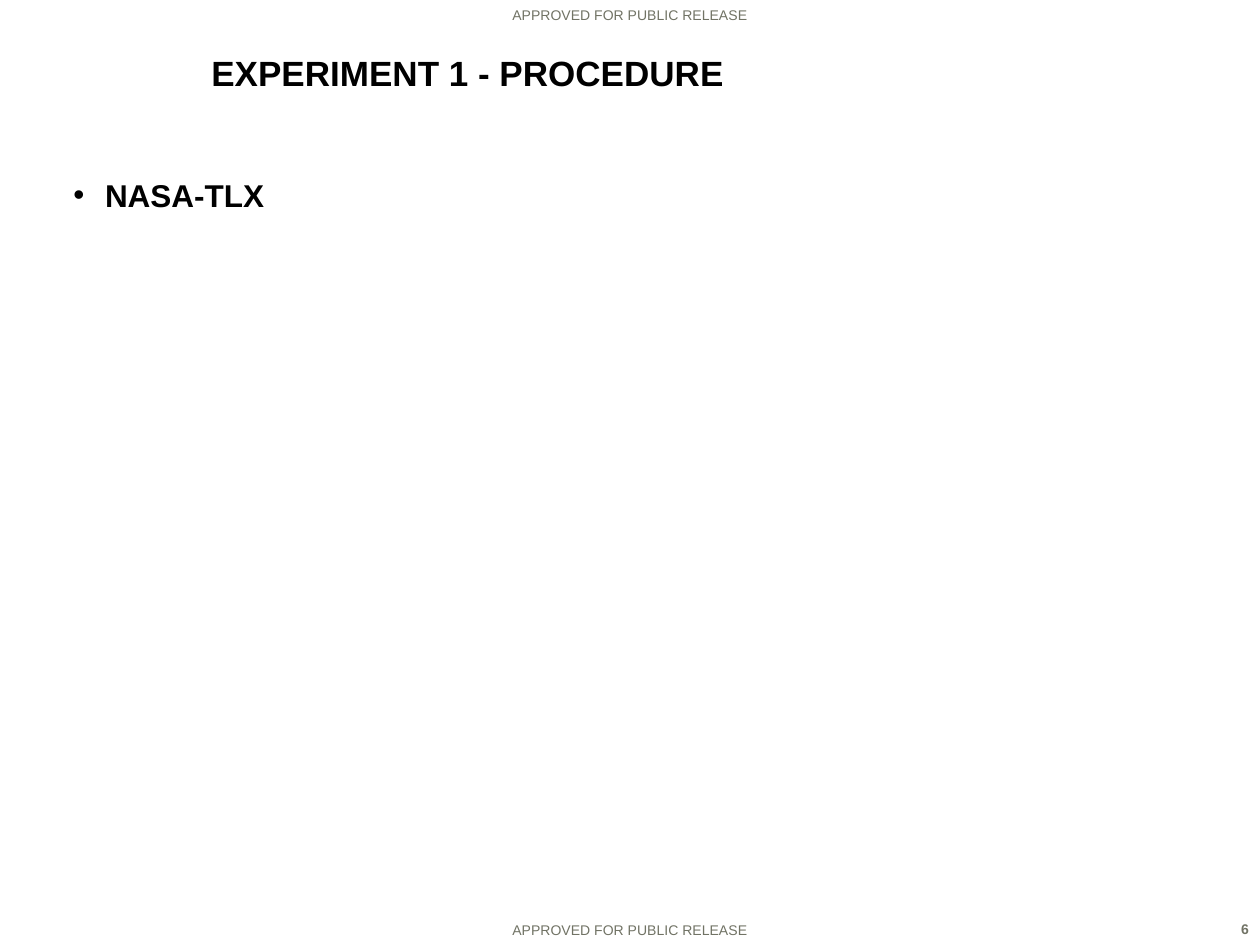
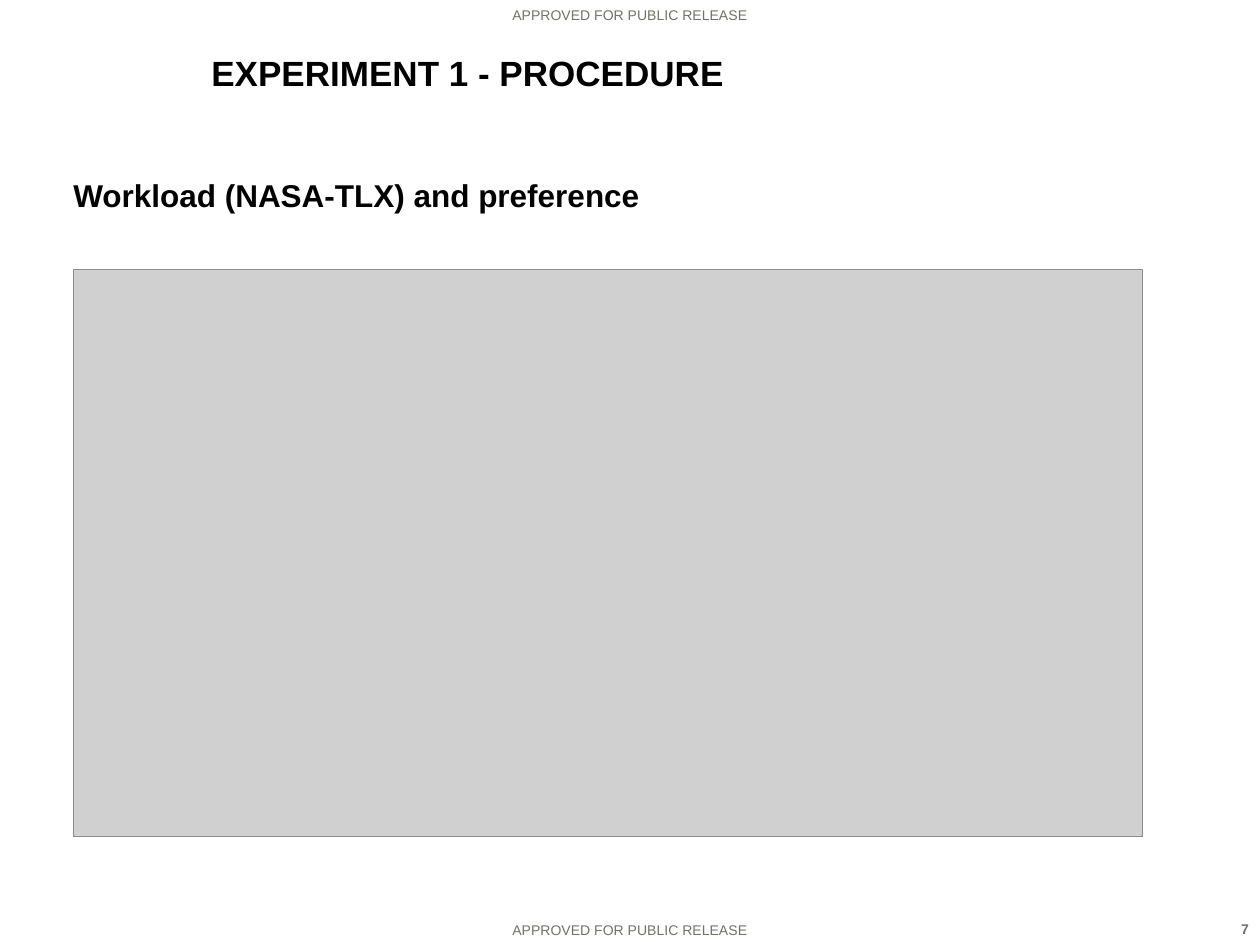
Before and after one commit to ezaroukian/ELICIT-2, a slide deck: slide 7 of analysis/Zaroukian-AHFE-presentation.PPTX (slide 6 before the commit). Drawn at 1260x945 pixels with LibreOffice and Linux fonts; fonts in the diff are those of the drawing; grey boxes stand for pictures; background and template pictures are left out. Boxes give left, top, right and bottom in pixels: in the first picture for what was removed or moved away, otherwise in the second. Text is boxed around its words. In the diff, an @@ line names an element or a change of style, - is before the commit and + after.

```diff
--- a/analysis/Zaroukian-AHFE-presentation.PPTX
+++ b/analysis/Zaroukian-AHFE-presentation.PPTX
@@ text at (x1=73, y1=184, x2=639, y2=212): text changed @@
-• NASA-TLX
+Workload (NASA-TLX) and preference
@@ picture added at (x1=73, y1=270, x2=1143, y2=837) @@
@@ page number at (x1=1241, y1=924, x2=1249, y2=934): text changed @@
-6
+7
```
Also in this commit, not shown: 3 other slides changed, 10 slides added, 8 slides removed, 1 other file.
